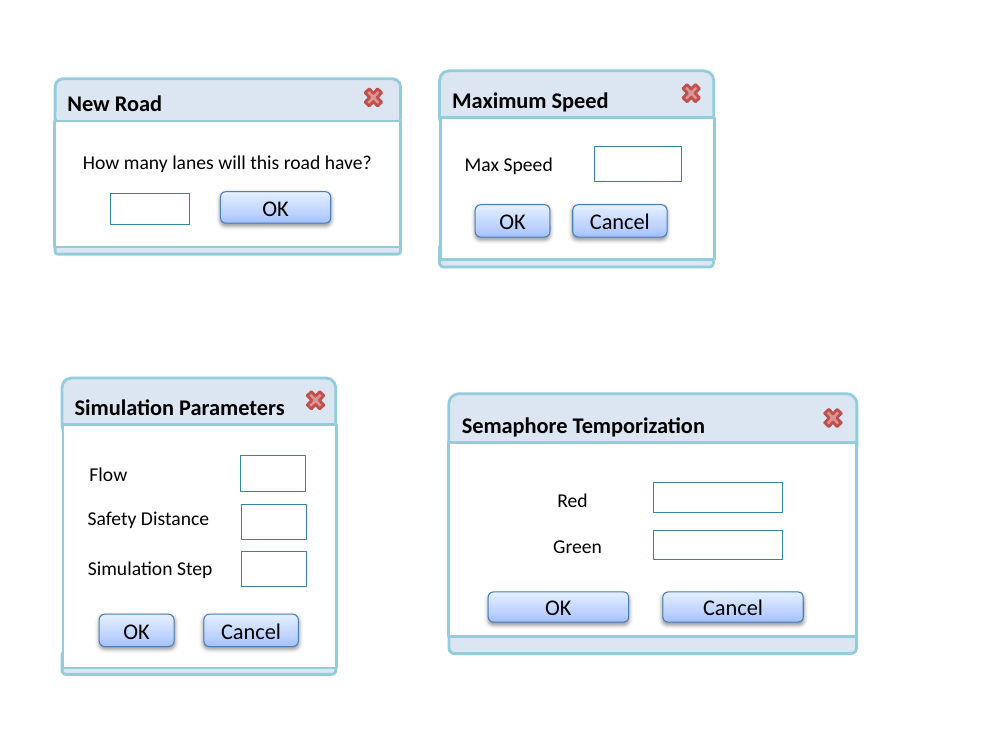
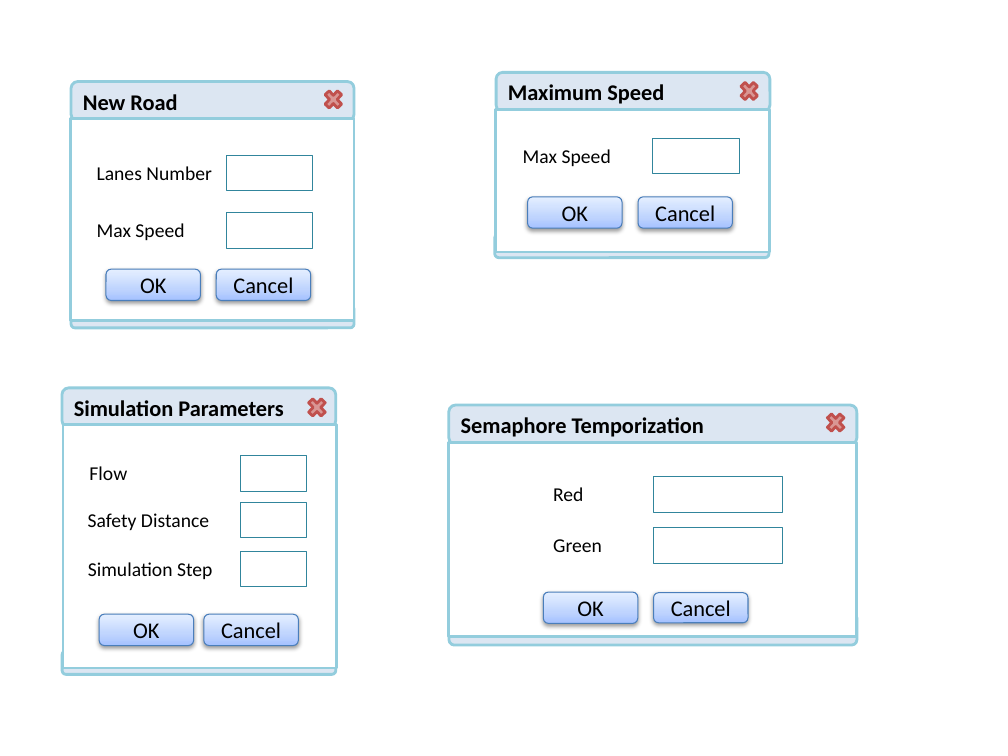
Before and after one commit to fchirigati/rota, a slide deck: slide 2 of Documentação/Manual do Usuário/janelas.pptx. Drawn at 1008x756 pixels with LibreOffice and Linux fonts; fonts in the diff are those of the drawing. Boxes give left, top, right and bottom in pixels: in the first picture for what was removed or moved away, otherwise in the second. Text is boxed around its words. In the diff, an @@ line names an element or a change of style, - is before the commit and + after.

```diff
--- a/Documentação/Manual do Usuário/janelas.pptx
+++ b/Documentação/Manual do Usuário/janelas.pptx
@@ rounded rectangle "New Road": place and size @@
-rounded rectangle "New Road" at (55,79,401,126)
+rounded rectangle "New Road" at (72,82,355,121)
@@ cross: place and size @@
-cross at (362,85,386,110)
+cross at (322,87,346,112)
@@ rounded rectangle "Maximum Speed": place and size @@
-rounded rectangle "Maximum Speed" at (439,71,714,128)
+rounded rectangle "Maximum Speed" at (496,73,770,112)
@@ cross: place and size @@
-cross at (679,81,704,106)
+cross at (737,79,761,104)
@@ rectangle: place and size @@
-rectangle at (54,121,400,247)
+rectangle at (71,118,354,321)
@@ rectangle: place and size @@
-rectangle at (440,117,715,259)
+rectangle at (496,110,770,252)
@@ text "Max Speed": place and size @@
-text "Max Speed" at (465,157,553,174)
+text "Max Speed" at (523,149,611,166)
@@ rectangle: place and size @@
-rectangle at (594,146,680,181)
+rectangle at (652,138,739,173)
@@ text in rectangle at (83,155,372,172): text removed @@
-How many lanes will this road have?
@@ text added at (97,166,212,180), 14 pt, text #000000 @@
+Lanes Number
@@ rectangle added at (226,155,312,191), fill #FFFFFF, outline #31859C 0.25 pt @@
@@ rounded rectangle "OK": place and size @@
-rounded rectangle "OK" at (475,205,549,237)
+rounded rectangle "OK" at (527,197,622,228)
@@ rounded rectangle "Cancel": place and size @@
-rounded rectangle "Cancel" at (573,205,667,237)
+rounded rectangle "Cancel" at (638,197,733,228)
@@ text added at (97,223,184,240), 14 pt, text #000000 @@
+Max Speed
@@ rectangle: place and size @@
-rectangle at (110,194,188,225)
+rectangle at (226,213,312,248)
@@ rounded rectangle: place and size @@
-rounded rectangle at (439,243,714,266)
+rounded rectangle at (495,234,769,257)
@@ rounded rectangle "OK": place and size @@
-rounded rectangle "OK" at (221,192,331,223)
+rounded rectangle "OK" at (106,269,201,300)
@@ rounded rectangle added at (217,269,311,300), fill gradient #A4C4FF to #BFD4FF to #E6EEFF, outline #4B7EBC 0.75 pt, 16 pt, text #000000 @@
+Cancel
@@ rounded rectangle: place and size @@
-rounded rectangle at (55,239,401,254)
+rounded rectangle at (72,305,355,328)
@@ rounded rectangle "Simulation Parameters": place and size @@
-rounded rectangle "Simulation Parameters" at (62,378,337,435)
+rounded rectangle "Simulation Parameters" at (62,388,337,427)
@@ cross: place and size @@
-cross at (303,387,328,412)
+cross at (305,394,330,419)
@@ rounded rectangle "Semaphore Temporization": place and size @@
-rounded rectangle "Semaphore Temporization" at (449,394,857,457)
+rounded rectangle "Semaphore Temporization" at (449,405,857,445)
@@ cross: place and size @@
-cross at (822,405,846,430)
+cross at (824,409,848,434)
@@ text "Red": place and size @@
-text "Red" at (557,493,587,507)
+text "Red" at (553,487,583,501)
@@ rectangle: place and size @@
-rectangle at (653,483,782,512)
+rectangle at (653,477,782,512)
@@ rounded rectangle "OK": place and size @@
-rounded rectangle "OK" at (488,592,628,622)
+rounded rectangle "OK" at (543,592,638,623)
@@ rounded rectangle "Cancel": place and size @@
-rounded rectangle "Cancel" at (663,592,803,622)
+rounded rectangle "Cancel" at (653,593,748,623)
@@ rounded rectangle "OK": place and size @@
-rounded rectangle "OK" at (99,614,173,646)
+rounded rectangle "OK" at (99,614,194,645)
@@ rounded rectangle: place and size @@
-rounded rectangle at (449,621,856,653)
+rounded rectangle at (449,613,857,645)
```
Also in this commit, not shown: 1 other slide changed.
